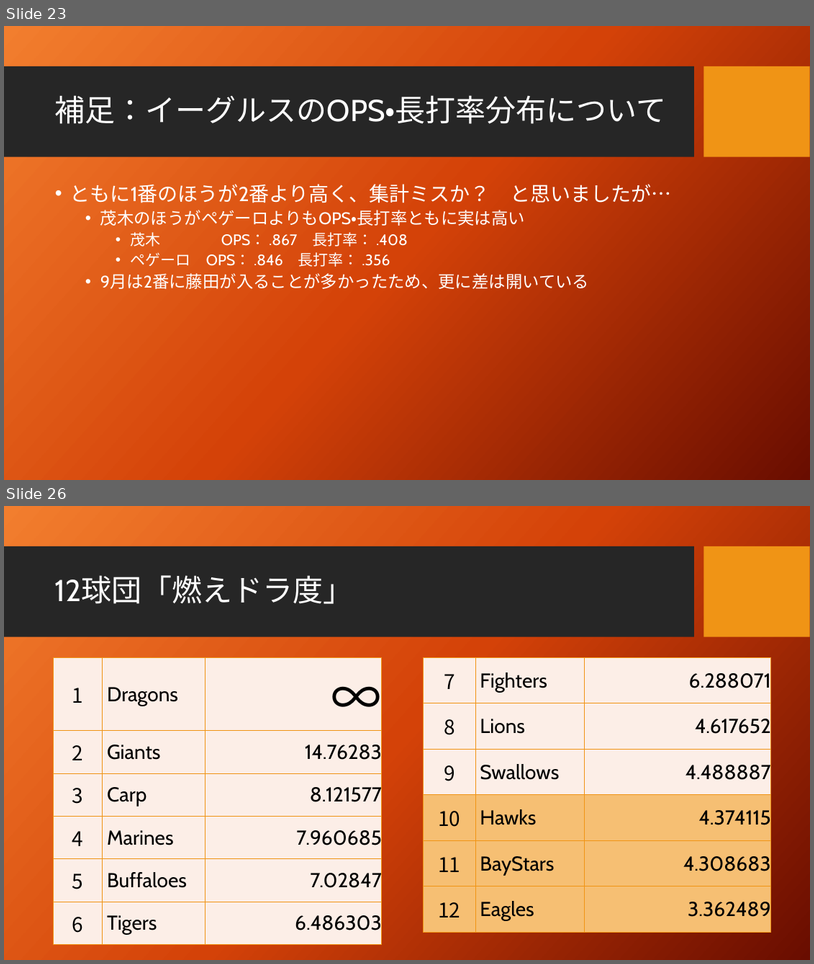
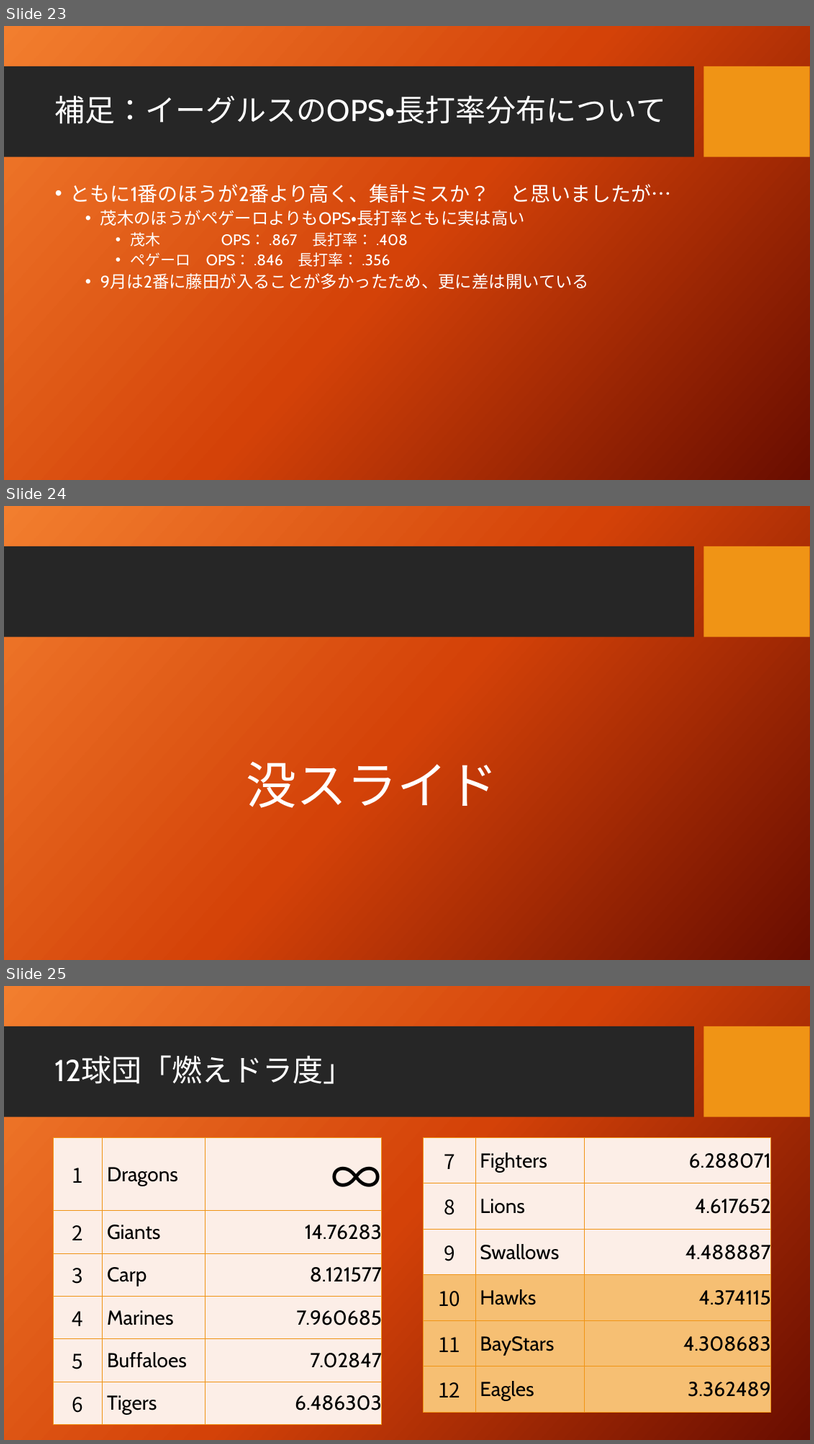
Before and after one commit to taichiw/baseball201712, a slide deck: 2番ペゲーロとは何だったのか.pptx. Shown one above the other, each under a label of ours: slides 23 and 26 before the commit, slides 23, 24 and 25 after it; the slides between them are not shown. The pictures are 814x964 and 814x1444 pixels, drawn with LibreOffice and Linux fonts; fonts in the diff are those of the drawing; background and template pictures are left out. Boxes give left, top, right and bottom in pixels: in the first picture for what was removed or moved away, otherwise in the second. Text is boxed around its words. In the diff, an @@ line names an element or a change of style, - is before the commit and + after.

```diff
--- a/2番ペゲーロとは何だったのか.pptx
+++ b/2番ペゲーロとは何だったのか.pptx
@@ slide 24 added at (4,506,810,960), background picture (left out); not listed: 2 template elements that a slide beside it also shows @@
@@ text added at (246,762,498,808), 60 pt, text #FFFFFF @@
+没スライド
@@ what was slide 26 is now slide 25 @@
```
Also in this commit, not shown: 3 slides changed, 2 other slides added, 2 slides removed, 1 other file.
